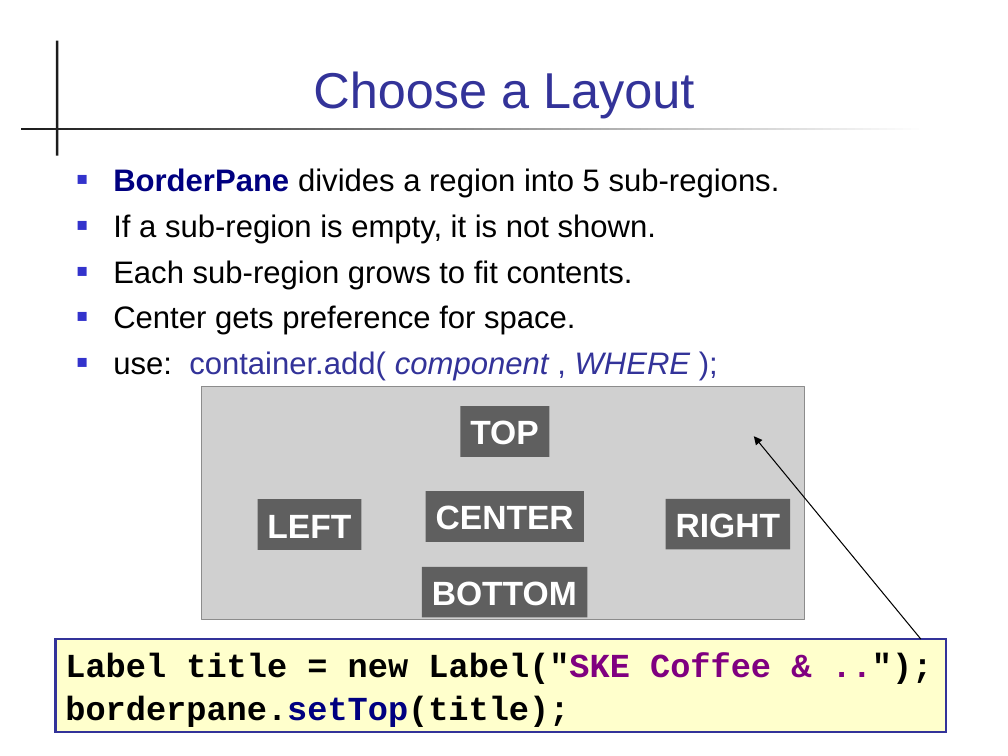
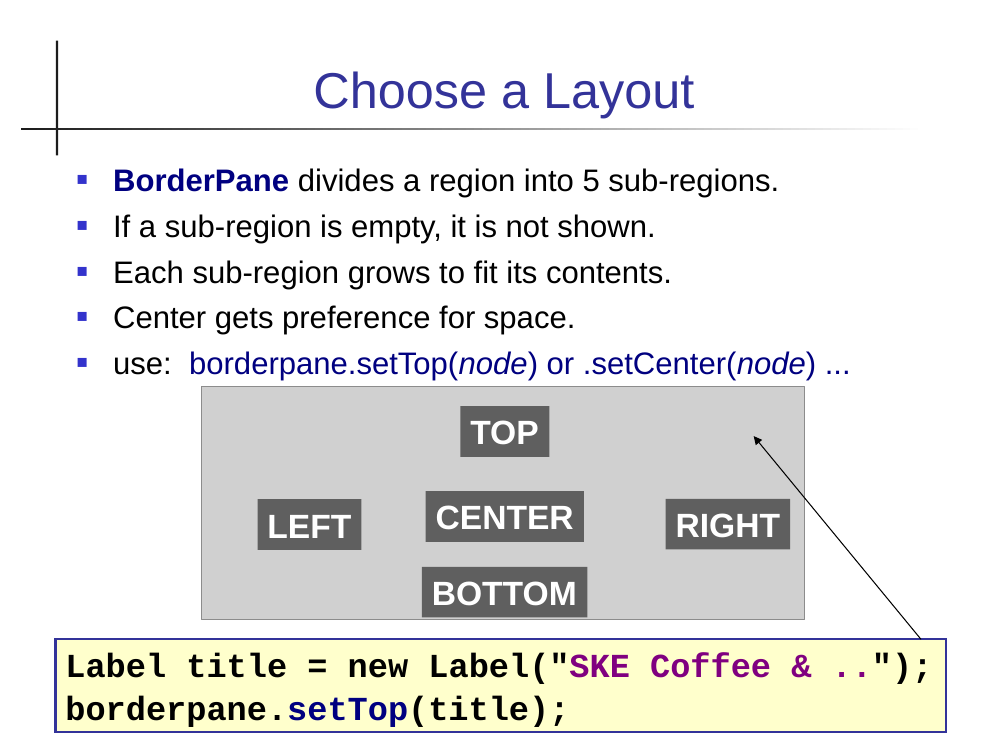
Before and after one commit to skeoop/skeoop.github.io, a slide deck: slide 4 of javafx/Layouts.ppt. Drawn at 1008x756 pixels with LibreOffice and Linux fonts; fonts in the diff are those of the drawing; grey boxes stand for pictures. Boxes give left, top, right and bottom in pixels: in the first picture for what was removed or moved away, otherwise in the second. Text is boxed around its words. In the diff, an @@ line names an element or a change of style, - is before the commit and + after.

Commit message:
fix wording in Layout slides

```diff
--- a/javafx/Layouts.ppt
+++ b/javafx/Layouts.ppt
@@ text at (113, 260, 672, 289): text changed @@
-■ Each sub-region grows to fit contents.
+■ Each sub-region grows to fit its contents.
@@ text at (113, 351, 816, 381): text changed; text colour #333399 to #000080 @@
-■ use: container.add( component , WHERE );
+■ use: borderpane.setTop(node) or .setCenter(node) ...
```
Also in this commit, not shown: 13 other slides changed, 1 other file.
